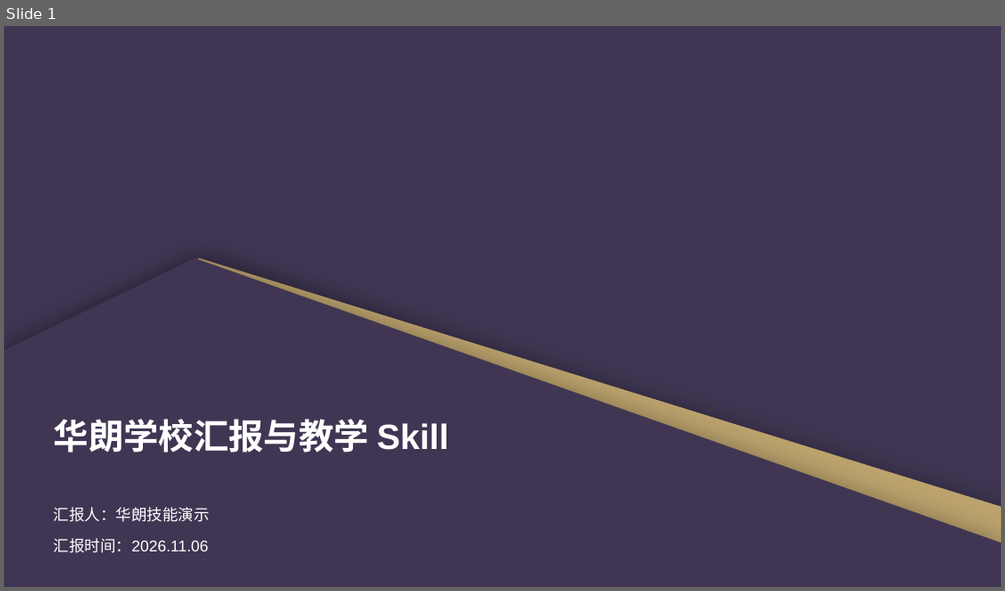
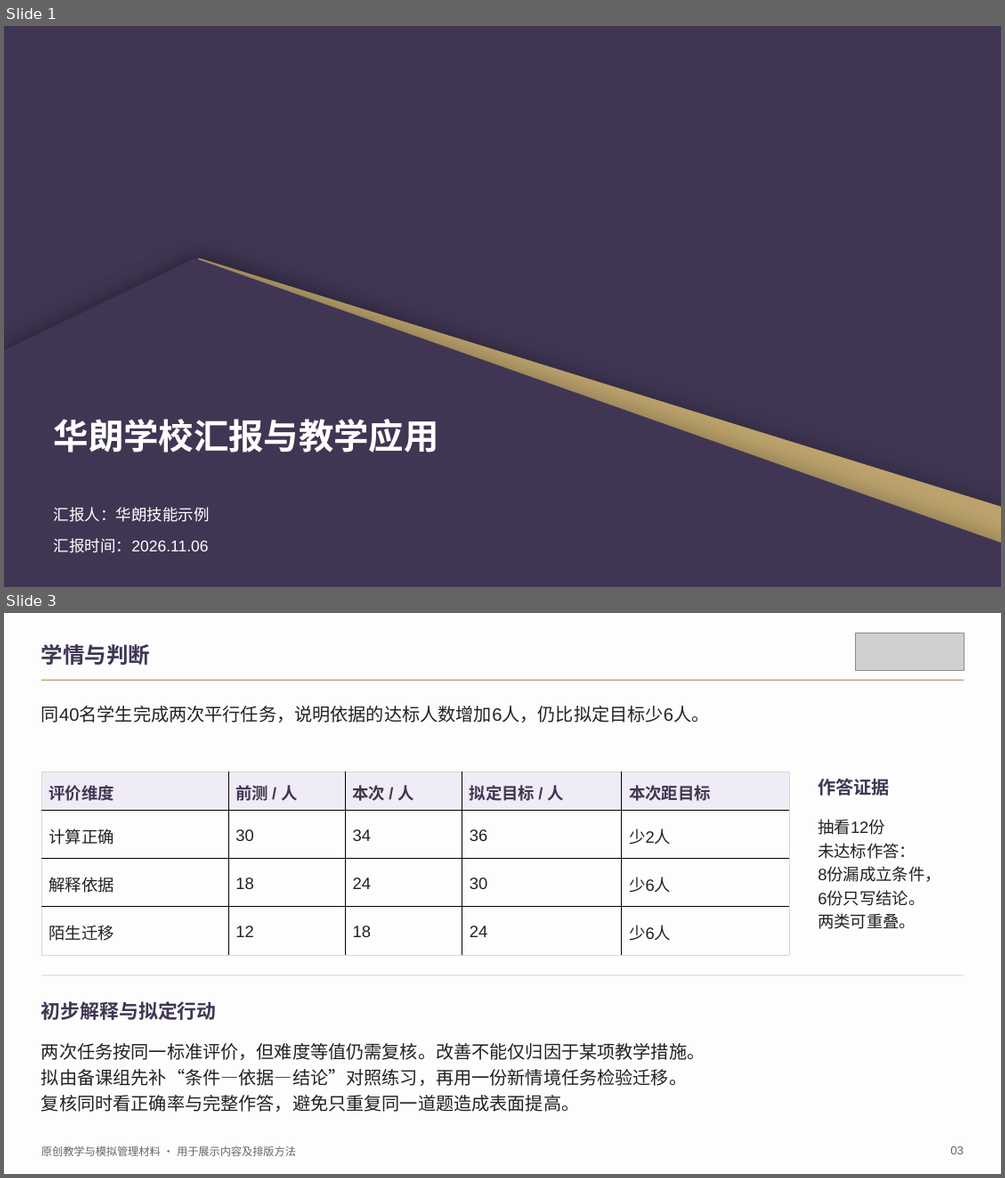
Before and after one commit to 2503668375-boop/hualang-ppt-skill, a slide deck: artifact-template-hualang-school/assets/scene-examples.pptx. Shown one above the other, each under a label of ours: slide 1 before the commit, slides 1 and 3 after it; the slides between them are not shown. The pictures are 1005x591 and 1005x1178 pixels, drawn with LibreOffice and Linux fonts; fonts in the diff are those of the drawing; grey boxes stand for pictures; background and template pictures are left out. Boxes give left, top, right and bottom in pixels: in the first picture for what was removed or moved away, otherwise in the second. Text is boxed around its words. In the diff, an @@ line names an element or a change of style, - is before the commit and + after.

Commit message:
完善华朗V8组件排版、教学深度、内容审查与辅助动画

```diff
--- a/artifact-template-hualang-school/assets/scene-examples.pptx
+++ b/artifact-template-hualang-school/assets/scene-examples.pptx
@@ slide 3 added at box(4, 613, 1001, 1174), background #FDFDFE @@
@@ picture added at box(856, 633, 964, 670) @@
@@ text added at box(41, 644, 151, 665), 21 pt, text #403653, bold @@
+学情与判断
@@ line added from (41, 681) to (963, 681), #BCA36D 1.05 pt @@
@@ text added at box(41, 706, 709, 722), 17.2 pt, text #222222 @@
+同40名学生完成两次平行任务，说明依据的达标人数增加6人，仍比拟定目标少6人。
@@ table added at box(41, 771, 789, 955), 4 rows, 5 columns @@
+评价维度 | 前测 / 人 | 本次 / 人 | 拟定目标 / 人 | 本次距目标
+计算正确 | 30 | 34 | 36 | 少2人
+解释依据 | 18 | 24 | 30 | 少6人
+陌生迁移 | 12 | 18 | 24 | 少6人
@@ text added at box(817, 779, 890, 795), 17.2 pt, text #403653, bold @@
+作答证据
@@ text added at box(817, 819, 941, 929), 15.8 pt, text #222222 @@
+抽看12份
+未达标作答：
+8份漏成立条件，
+6份只写结论。
+两类可重叠。
@@ line added from (41, 975) to (963, 975), #D8D8D8 0.75 pt @@
@@ text added at box(41, 1001, 217, 1020), 18.8 pt, text #403653, bold @@
+初步解释与拟定行动
@@ text added at box(41, 1043, 704, 1111), 17.2 pt, text #222222 @@
+两次任务按同一标准评价，但难度等值仍需复核。改善不能仅归因于某项教学措施。
+拟由备课组先补“条件—依据—结论”对照练习，再用一份新情境任务检验迁移。
+复核同时看正确率与完整作答，避免只重复同一道题造成表面提高。
@@ text added at box(41, 1146, 296, 1156), 10.5 pt, text #666666 @@
+原创教学与模拟管理材料 · 用于展示内容及排版方法
@@ text added at box(950, 1146, 963, 1154), 11.2 pt, text #666666 @@
+03
@@ slide 1 changed as well @@
@@ text at box(54, 418, 439, 452): text changed @@
-华朗学校汇报与教学 Skill
+华朗学校汇报与教学应用
@@ text at box(54, 507, 210, 522): text changed @@
-汇报人：华朗技能演示
+汇报人：华朗技能示例
```
Also in this commit, not shown: 2 other slides changed, 12 other slides added, 23 slides removed, 47 other files.
